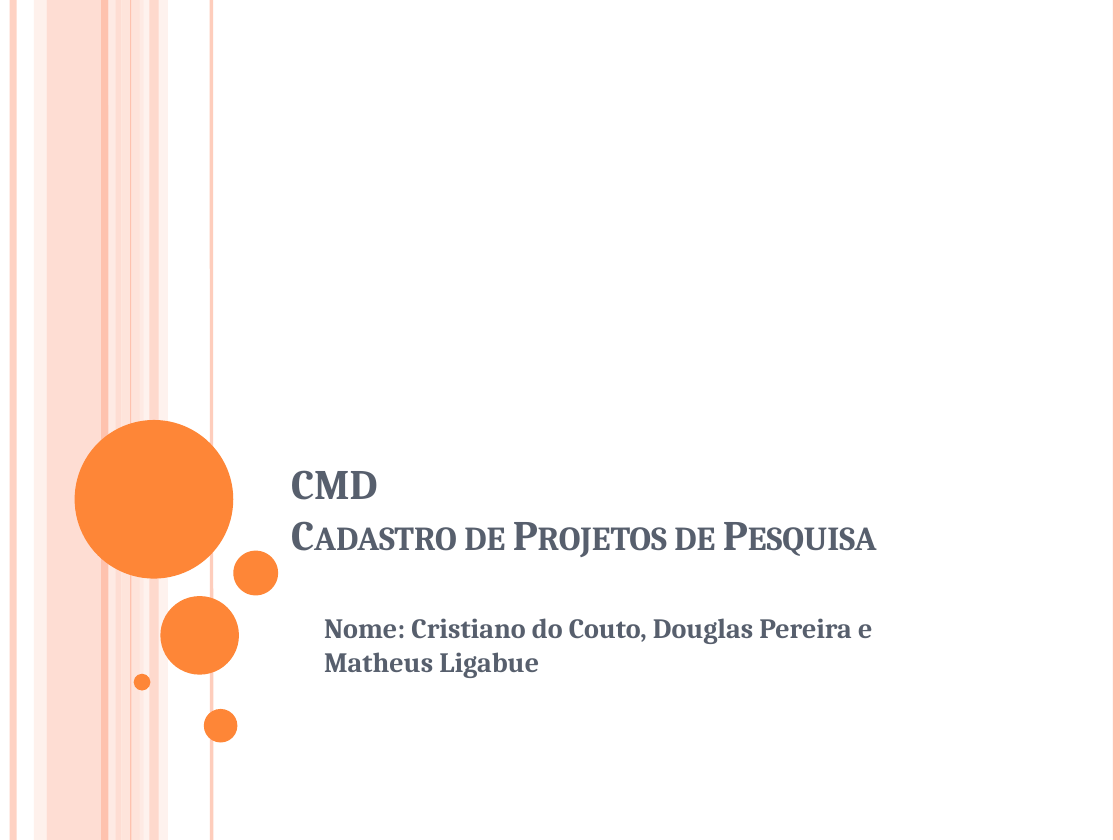
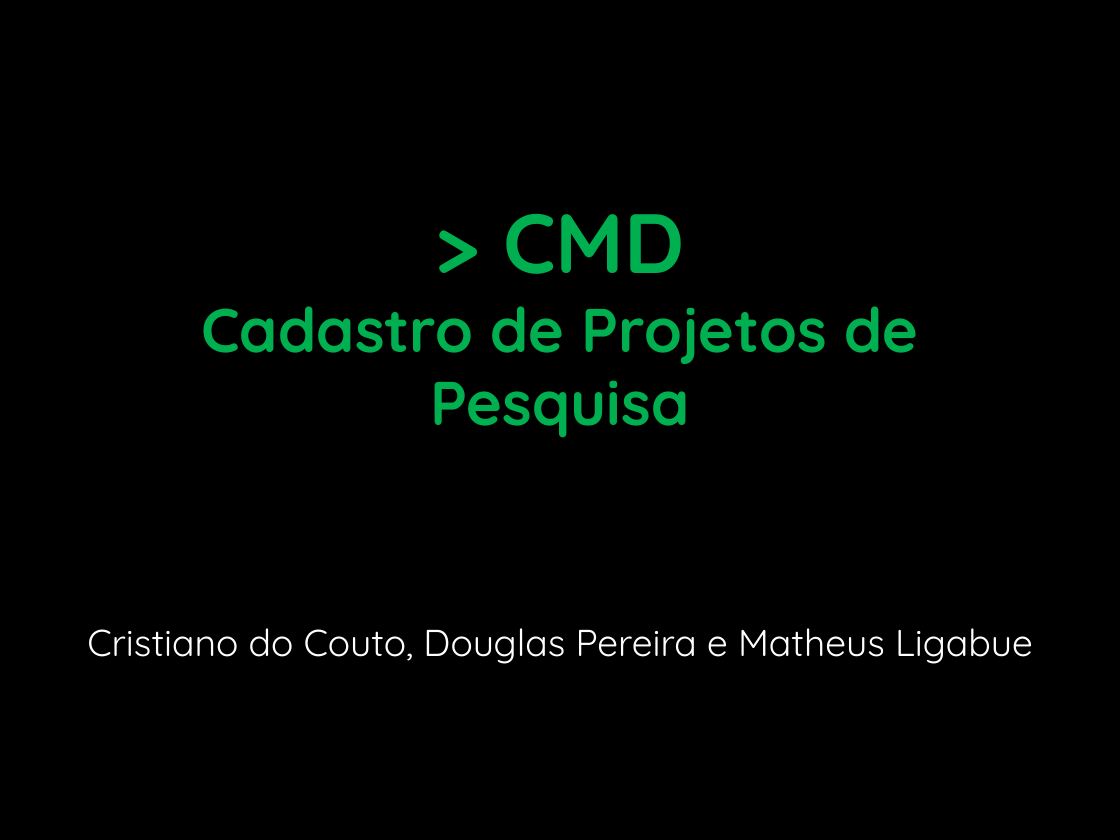
Before and after one commit to ClarkCouto/SGPP, a slide deck: slide 1 of Documentacao/CMD - Sprint 1.pptx. Drawn at 1120x840 pixels with LibreOffice and Linux fonts; fonts in the diff are those of the drawing. Boxes give left, top, right and bottom in pixels: in the first picture for what was removed or moved away, otherwise in the second. Text is boxed around its words. In the diff, an @@ line names an element or a change of style, - is before the commit and + after.

```diff
--- a/Documentacao/CMD - Sprint 1.pptx
+++ b/Documentacao/CMD - Sprint 1.pptx
@@ background #FFFFFF to #000000 @@
@@ line removed from (13, 0) to (13, 840) @@
@@ rectangle removed at (34, 0, 46, 840) @@
@@ rectangle removed at (47, 0, 122, 840) @@
@@ line removed from (104, 0) to (104, 840) @@
@@ line removed from (112, 0) to (112, 840) @@
@@ rectangle removed at (121, 0, 143, 840) @@
@@ line removed from (131, 0) to (131, 840) @@
@@ rectangle removed at (140, 0, 168, 840) @@
@@ rectangle removed at (149, 0, 158, 840) @@
@@ line removed from (212, 0) to (212, 840) @@
@@ line removed from (1117, 0) to (1117, 840) @@
@@ title "> CMD Cadastro de Projetos ..." at (201, 214, 918, 438): vertical alignment bottom to middle @@
@@ title at (201, 214, 918, 438): text changed; size 27 to 39.6 pt; font Cambria to Quicksand; text colour #575F6D to #00B050 @@
-CMD
-Cadastro de Projetos de Pesquisa
+> CMD
+Cadastro de Projetos de Pesquisa
@@ ellipse removed at (75, 420, 234, 579) @@
@@ ellipse removed at (233, 551, 278, 596) @@
@@ ellipse removed at (160, 596, 239, 674) @@
@@ subtitle at (87, 628, 1033, 664): text changed; size 18 to 24 pt; font Cambria to Quicksand; text colour #575F6D to #FFFFFF; bold off @@
-Nome: Cristiano do Couto, Douglas Pereira e Matheus Ligabue
+Cristiano do Couto, Douglas Pereira e Matheus Ligabue
@@ ellipse removed at (133, 674, 150, 691) @@
@@ ellipse removed at (204, 709, 237, 743) @@
```
Also in this commit, not shown: 6 other slides changed, 1 slide added.
